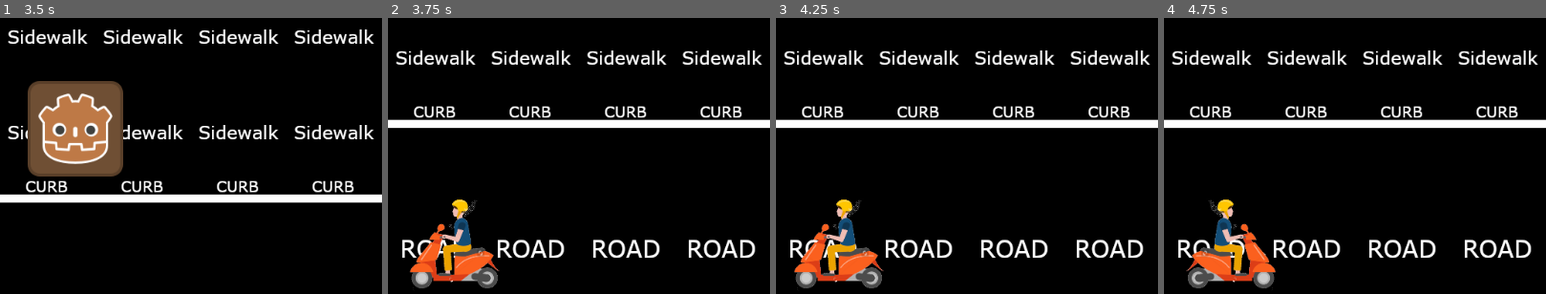
Above: before the commit, frames 1-4 (left to right).
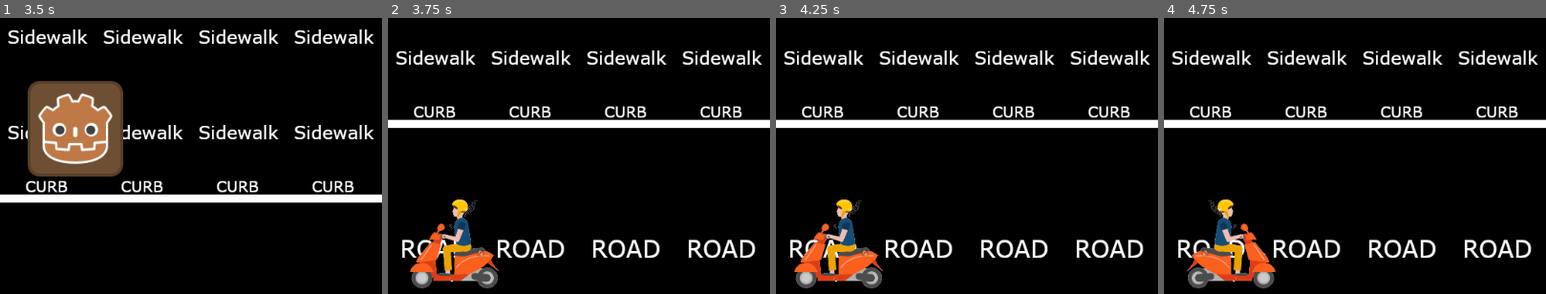
Above: after the commit, the same moments.

Repository: Anatolij-Grigorjev/MopedRebel
Game: Godot game, scene res://stages/stage_road1.tscn
Same seed, same stepped clock (60 frames per second), same inputs: the game is played once before the commit and once after it. The project has no main scene, so this scene is started directly.
Inputs:
- Up to frame 1 (3.5 s): hold D (accelerate_right) 0.53-1.28 s; tap Space (mount_moped) at 0.6, 2.1 s; hold S (swerve_down) 1.28-2.03 s; tap E (turn_around) at 1.35, 2.85 s; hold D (accelerate_right) 2.03-2.78 s; hold A (accelerate_left) from 2.78 s (still down)
- Up to frame 2 (3.75 s): keep holding A (accelerate_left); tap Space (mount_moped) at 3.6 s
- Up to frame 3 (4.25 s): keep holding A (accelerate_left)
- Up to frame 4 (4.75 s): keep holding A (accelerate_left); tap E (turn_around) at 4.35 s
The pictures show only the part of the screen within x 0-50%, y 2-52%; the shares and areas given below are measured in that part.

Frame 1 is identical in both runs. In frame 2, less than 0.1% of the frame differs, in the area x 5-29%, y 65-96%; in frame 3, 0.1%, in the area x 4-28%, y 65-96%; in frame 4, 0.1%.

Commit message:
add unpolished diss popup functionality

Diff:
--- /dev/null
+++ b/game/conflict/dissing/diss_popup.gd
@@ -0,0 +1,21 @@
+extends PopupDialog
+
+var screen_size_ratio
+
+var latest_diss_text = ""
+var diss_text_label
+
+func _ready():
+	diss_text_label = $margins/text_container/diss_text
+	screen_size_ratio = 0.4
+	pass
+
+func show_popup(diss_text):
+	latest_diss_text = diss_text
+	diss_text_label.text = diss_text
+
+	popup_centered_ratio(screen_size_ratio)
+	pass
+
+func _ok_button_pressed():
+	hide()
--- /dev/null
+++ b/game/conflict/dissing/diss_popup.tscn
@@ -0,0 +1,130 @@
+[gd_scene load_steps=2 format=2]
+
+[ext_resource path="res://conflict/dissing/diss_popup.gd" type="Script" id=1]
+
+[node name="diss_popup" type="PopupDialog" index="0"]
+
+anchor_left = 0.0
+anchor_top = 0.0
+anchor_right = 0.0
+anchor_bottom = 0.0
+margin_right = 300.0
+margin_bottom = 150.0
+rect_pivot_offset = Vector2( 0, 0 )
+rect_clip_content = false
+mouse_filter = 0
+mouse_default_cursor_shape = 0
+size_flags_horizontal = 1
+size_flags_vertical = 1
+popup_exclusive = true
+script = ExtResource( 1 )
+_sections_unfolded = [ "Grow Direction", "Margin", "Popup", "Rect" ]
+screen_size_ratio = null
+
+[node name="margins" type="MarginContainer" parent="." index="0"]
+
+anchor_left = 0.0
+anchor_top = 0.0
+anchor_right = 1.0
+anchor_bottom = 1.0
+rect_pivot_offset = Vector2( 0, 0 )
+rect_clip_content = false
+mouse_filter = 0
+mouse_default_cursor_shape = 0
+size_flags_horizontal = 1
+size_flags_vertical = 1
+custom_constants/margin_right = 10
+custom_constants/margin_top = 10
+custom_constants/margin_left = 10
+custom_constants/margin_bottom = 10
+_sections_unfolded = [ "custom_constants" ]
+
+[node name="text_container" type="VBoxContainer" parent="margins" index="0"]
+
+anchor_left = 0.0
+anchor_top = 0.0
+anchor_right = 0.0
+anchor_bottom = 0.0
+margin_left = 10.0
+margin_top = 10.0
+margin_right = 290.0
+margin_bottom = 140.0
+rect_pivot_offset = Vector2( 0, 0 )
+rect_clip_content = false
+mouse_filter = 1
+mouse_default_cursor_shape = 0
+size_flags_horizontal = 3
+size_flags_vertical = 3
+custom_constants/separation = 10
+alignment = 1
+_sections_unfolded = [ "Size Flags", "custom_constants" ]
+
+[node name="rebel_said_text" type="Label" parent="margins/text_container" index="0"]
+
+anchor_left = 0.0
+anchor_top = 0.0
+anchor_right = 0.0
+anchor_bottom = 0.0
+margin_right = 280.0
+margin_bottom = 14.0
+rect_pivot_offset = Vector2( 0, 0 )
+rect_clip_content = false
+mouse_filter = 2
+mouse_default_cursor_shape = 0
+size_flags_horizontal = 3
+size_flags_vertical = 1
+text = "MOPED REBEL:"
+align = 1
+valign = 1
+percent_visible = 1.0
+lines_skipped = 0
+max_lines_visible = -1
+_sections_unfolded = [ "Size Flags", "Visibility" ]
+
+[node name="diss_text" type="Label" parent="margins/text_container" index="1"]
+
+anchor_left = 0.0
+anchor_top = 0.0
+anchor_right = 0.0
+anchor_bottom = 0.0
+margin_top = 24.0
+margin_right = 280.0
+margin_bottom = 100.0
+rect_pivot_offset = Vector2( 0, 0 )
+rect_clip_content = false
+mouse_filter = 2
+mouse_default_cursor_shape = 0
+size_flags_horizontal = 1
+size_flags_vertical = 3
+text = "text of actual diss goes here, regardless of how long it is"
+autowrap = true
+percent_visible = 1.0
+lines_skipped = 0
+max_lines_visible = -1
+_sections_unfolded = [ "Grow Direction", "Size Flags", "Theme" ]
+
+[node name="ok_button" type="Button" parent="margins/text_container" index="2"]
+
+anchor_left = 0.0
+anchor_top = 0.0
+anchor_right = 0.0
+anchor_bottom = 0.0
+margin_top = 110.0
+margin_right = 280.0
+margin_bottom = 130.0
+rect_pivot_offset = Vector2( 0, 0 )
+rect_clip_content = false
+focus_mode = 2
+mouse_filter = 0
+mouse_default_cursor_shape = 0
+size_flags_horizontal = 1
+size_flags_vertical = 1
+toggle_mode = false
+enabled_focus_mode = 2
+shortcut = null
+group = null
+text = "OK"
+flat = false
+align = 1
+
+[connection signal="pressed" from="margins/text_container/ok_button" to="." method="_ok_button_pressed"]
--- a/game/conflict/selection_options.gd
+++ b/game/conflict/selection_options.gd
@@ -102,6 +102,10 @@
 		else DE.get_random_common_diss()
 	)
 	F.logf("MR: %s", [chosen_diss])
+	S.emit_signal1(
+		S.SIGNAL_CONFLICT_CHOSE_DISS,
+		chosen_diss
+	)
 	_finish_return_to_stage()
 	pass
 func _process_picked_fight():
--- a/game/globals/global_conflcits_tracker.gd
+++ b/game/globals/global_conflcits_tracker.gd
@@ -1,6 +1,7 @@
 extends Node2D
 
 var conflict_node_scene = preload("res://conflict/conflict_root.tscn")
+var diss_popup_node_scene = preload("res://conflict/dissing/diss_popup.tscn")
 
 var conflict_rebel_node = null
 var conflict_with_node = null
@@ -12,6 +13,11 @@
 		S.SIGNAL_REBEL_START_CONFLICT,
 		self,
 		"_init_rebel_other_conflict_screen"
+	)
+	S.connect_signal_to(
+		S.SIGNAL_CONFLICT_CHOSE_DISS,
+		self,
+		"_init_diss_popup"
 	)
 	S.connect_signal_to(
 		S.SIGNAL_CONFLICT_RESOLVED,
@@ -40,6 +46,11 @@
 	active_conflict_screen_node = conflict_node
 	return conflict_node
 
+func _init_diss_popup(diss_text):
+	var new_diss_dialog = diss_popup_node_scene.instance()
+	G.node_current_stage_root.add_child(new_diss_dialog)
+	new_diss_dialog.show_popup(diss_text)
+
 func _finish_conflict_state():
 	active_conflict_screen_node.queue_free()
 	G.node_active_rebel.get_node('camera').current = true
--- a/game/globals/global_constants.gd
+++ b/game/globals/global_constants.gd
@@ -11,7 +11,7 @@
 const MAX_WORLD_Y = 100000
 
 const GUI_SELECTED_OPT_MARKER = "->"
-const DISS_JSON_LOCATION = "res://conflict/diss_engine/disses.json"
+const DISS_JSON_LOCATION = "res://conflict/dissing/disses.json"
 
 ## LAYERS
 const LAYERS_SIDEWALK = 0
--- a/game/globals/global_functions.gd
+++ b/game/globals/global_functions.gd
@@ -19,7 +19,7 @@
 func get_rand_array_elem(array = []):
 	if (array == null or array.empty()):
 		return null
-	return array[round(rand_range(0, array.size()))]
+	return array[randi() % array.size()]
 
 #check if value is in radius of target with a short circuit if equal
 func is_val_in_target_radius(val, target, radius):
@@ -125,5 +125,6 @@
 		log_error("Provided file path %s doesnt exist!", [filepath])
 
 func _ready():
+	randomize()
 	print("Loaded global functions node F!")
 	pass
--- a/game/globals/global_signals_emitter.gd
+++ b/game/globals/global_signals_emitter.gd
@@ -5,19 +5,22 @@
 signal rebel_cause_conflict(enemy_node, bribe_money, min_req_sc, enemy_toughness)
 signal rebel_moped_collided
 signal conflict_resolved
+signal conflict_chose_diss(diss_text)
 
 const SIGNAL_REBEL_MOUNT_MOPED = "mounting_moped"
 const SIGNAL_REBEL_UNMOUNT_MOPED = "unmounting_moped"
 const SIGNAL_REBEL_START_CONFLICT = "rebel_cause_conflict"
 const SIGNAL_REBEL_MOPED_COLLISION = "rebel_moped_collided"
 const SIGNAL_CONFLICT_RESOLVED = "conflict_resolved"
+const SIGNAL_CONFLICT_CHOSE_DISS = "conflict_chose_diss"
 
 const known_singals = [
 	SIGNAL_REBEL_MOUNT_MOPED,
 	SIGNAL_REBEL_UNMOUNT_MOPED,
 	SIGNAL_REBEL_START_CONFLICT,
 	SIGNAL_REBEL_MOPED_COLLISION,
-	SIGNAL_CONFLICT_RESOLVED
+	SIGNAL_CONFLICT_RESOLVED,
+	SIGNAL_CONFLICT_CHOSE_DISS
 ]
 
 
--- a/game/project.godot
+++ b/game/project.godot
@@ -20,7 +20,7 @@
 S="*res://globals/global_signals_emitter.gd"
 G="*res://globals/global_state.gd"
 VS="*res://globals/global_conflcits_tracker.gd"
-DE="*res://conflict/diss_engine/diss_engine.gd"
+DE="*res://conflict/dissing/diss_engine.gd"
 
 [display]
 
--- a/game/rebel/rebel_on_moped.tscn
+++ b/game/rebel/rebel_on_moped.tscn
@@ -7,9 +7,9 @@
 [sub_resource type="RectangleShape2D" id=1]
 
 custom_solver_bias = 0.0
-extents = Vector2( 64, 64 )
+extents = Vector2( 62, 30 )
 
-[node name="rebel_on_moped" type="KinematicBody2D"]
+[node name="rebel_on_moped" type="KinematicBody2D" index="0"]
 
 input_pickable = false
 collision_layer = 16
@@ -20,7 +20,9 @@
 
 [node name="collider" type="CollisionShape2D" parent="." index="0"]
 
+position = Vector2( 3, 30 )
 shape = SubResource( 1 )
+_sections_unfolded = [ "Transform" ]
 
 [node name="sprite_on_moped" type="Sprite" parent="." index="1"]
 
@@ -36,6 +38,7 @@
 
 [node name="camera" type="Camera2D" parent="." index="3"]
 
+visible = false
 anchor_mode = 1
 rotating = false
 current = false
Renamed: game/conflict/diss_engine/diss_engine.gd -> game/conflict/dissing/diss_engine.gd
Renamed: game/conflict/diss_engine/disses.json -> game/conflict/dissing/disses.json
